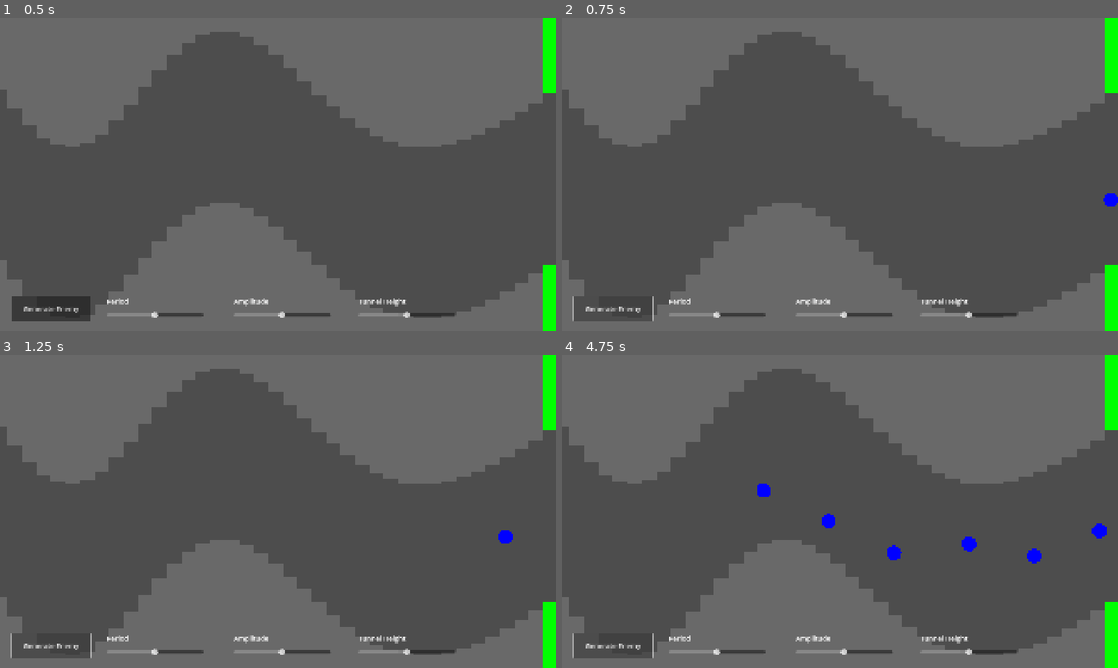
Above: before the commit, frames 1-4 (two rows, left to right).
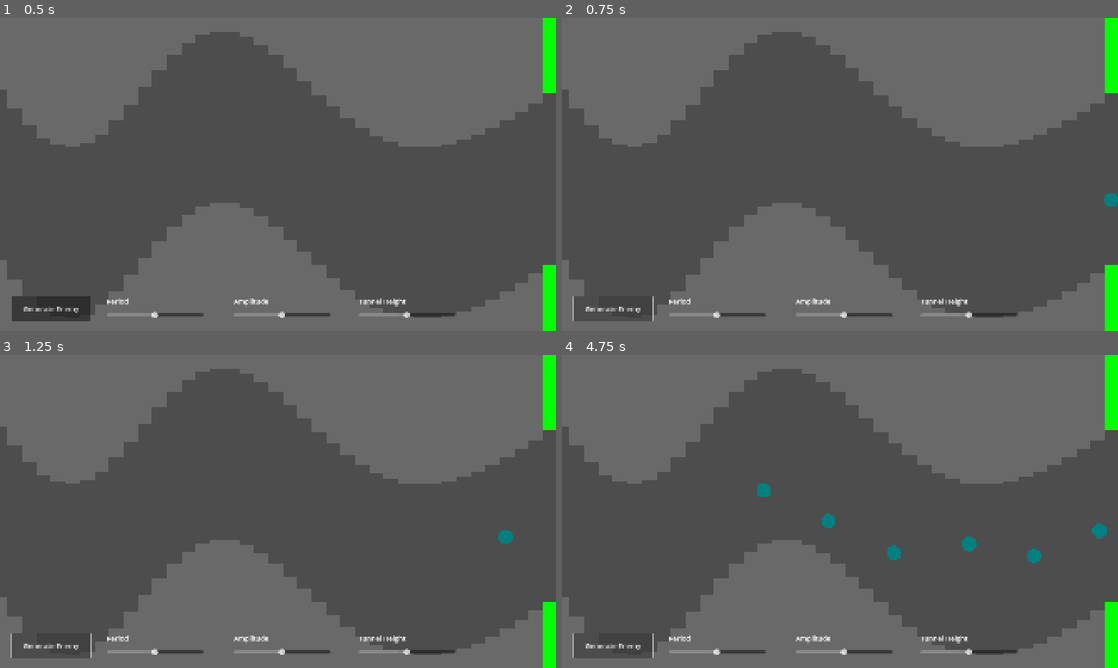
Above: after the commit, the same moments.

Repository: harrisonlee/xarnox-godot
Game: Godot game, scene res://enemy_playground.tscn
Same seed, same stepped clock (60 frames per second), same inputs: the game is played once before the commit and once after it. This scene is started directly instead of the project's main scene.
Inputs:
- Up to frame 1 (0.5 s): no input
- Up to frame 2 (0.75 s): click "Generate Enemy" at 0.5 s
- Up to frame 3 (1.25 s): no input
- Up to frame 4 (4.75 s): click "Generate Enemy" at 1.25 s; click "Generate Enemy" at 2 s; tap Space (toggle_player_autopilot) at 2.85, 3.6, 4.35 s

Frame 1 is identical in both runs. In frame 2, less than 0.1% of the frame differs, in the area x 97-100%, y 56-61%; in frame 3, less than 0.1%; in frame 4, 0.6%, in the area x 35-98%, y 41-67%.

Commit message:
Cleans up flying enemy comments, improves color.

Diff:
--- a/flying_enemy.gd
+++ b/flying_enemy.gd
@@ -6,15 +6,15 @@
 #-------------------------------------------------------------------------------
 # Exported Variables
 #-------------------------------------------------------------------------------
-## The speed this node travels towards the target in px/s.
+## The speed this node horizontally in px/s.
 @export var speed: float = 300.0
 ## Acceleration in px/s. A value of 0.0 uses no acceleration.
 @export var acceleration: float = 0.0
 ## The time it takes to complete a direction change. Smaller values are faster.
 @export var oscillation_time: float = 0.5
-## The intensity of the oscillation. Larger number yield greater distance
+## The intensity of the oscillation. Larger numbers yield greater distance.
 @export var oscillation_amplitude: float = 400.0
-## The direction to fly horizontally
+## The direction to fly horizontally.
 @export var direction: Direction = Direction.LEFT
 
 
@@ -44,7 +44,7 @@
 # Lifecycle Methods
 #-------------------------------------------------------------------------------
 func _draw() -> void:
-	draw_circle(Vector2.ZERO, 25.0, Color.BLUE)
+	draw_circle(Vector2.ZERO, 25.0, Color.TEAL)
 
 
 func _physics_process(delta: float) -> void:
